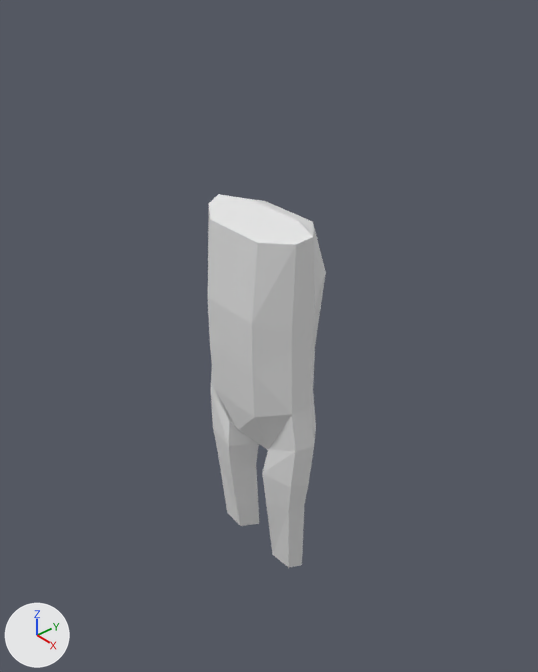
Two versions of the Blender file Assets/model.blend, one commit apart.
Rendered twice from a camera (50 mm lens) standing at (10.63, -8.82, 8.55) and looking at (-0.09, 0.37, -0.1). Lighting does not change. The marker at lower left points along +X, +Y and +Z.
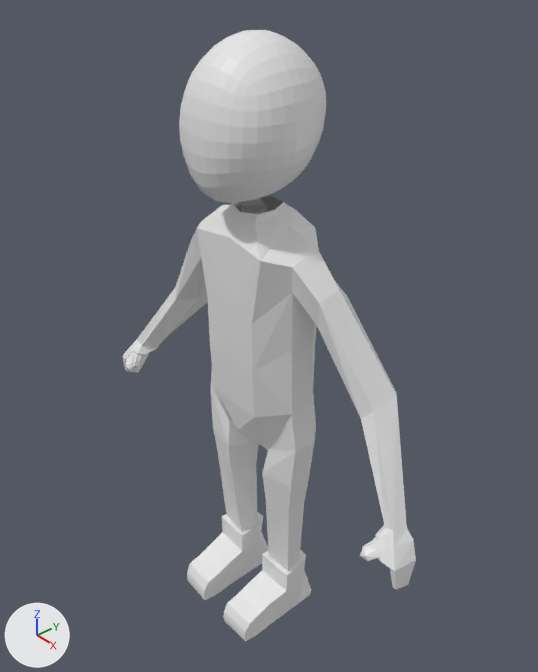
The edits, one by one:
me_cube_001 is used by ob_cube; location (0.0, 0.0, 0.0).
me_cube_001 had 57 vertices, 50 faces and spanned x 0.0..1.67, y -0.78..1.23, z -6.13..2.91.
me_cube_001 now has 168 vertices, 159 faces and spans x 0.0..4.95, y -1.59..1.17, z -7.7..3.19.
Part 1, on me_cube_001:
5 vertices are removed from x 0.65..1.33, y -0.15..0.51, z -6.13..-6.01.
13 faces are deleted.
21 vertices move from x 0.0..1.67, y -0.62..1.23, z -6.1..2.91 to x 0.0..1.72, y -0.78..1.17, z -6.12..2.96.
111 vertices are added at x 0.0..4.95, y -1.59..0.99, z -7.7..3.19.
5 new vertices lie (0.83, 0.0, 0.0) away from vertices in x 0.41, y -1.24..0.7, z -7.7..-7.5.
122 new faces join them.
Mesh me_cube is new.
It has 26 vertices, 24 faces and spans x -1.0..1.0, y -0.91..1.34, z -1.09..1.33.
Object 'Cube.001' (ob_cube_001) is new; it shows me_cube.
Its location is (-0.05, -0.16, 4.71).
Its scale is (1.52, 1.52, 1.52).
It gains a SUBSURF modifier named 'Subsurf'.

Pixel boxes [x1, y1, x2, y2] of what changed, in the pictures (538 x 672 px):
'Cube', reshaped (148% wider, 19% taller)
    before: [208, 194, 326, 568]
    after: [122, 195, 416, 641]
'Cube.001', added
    after: [179, 30, 326, 203]
